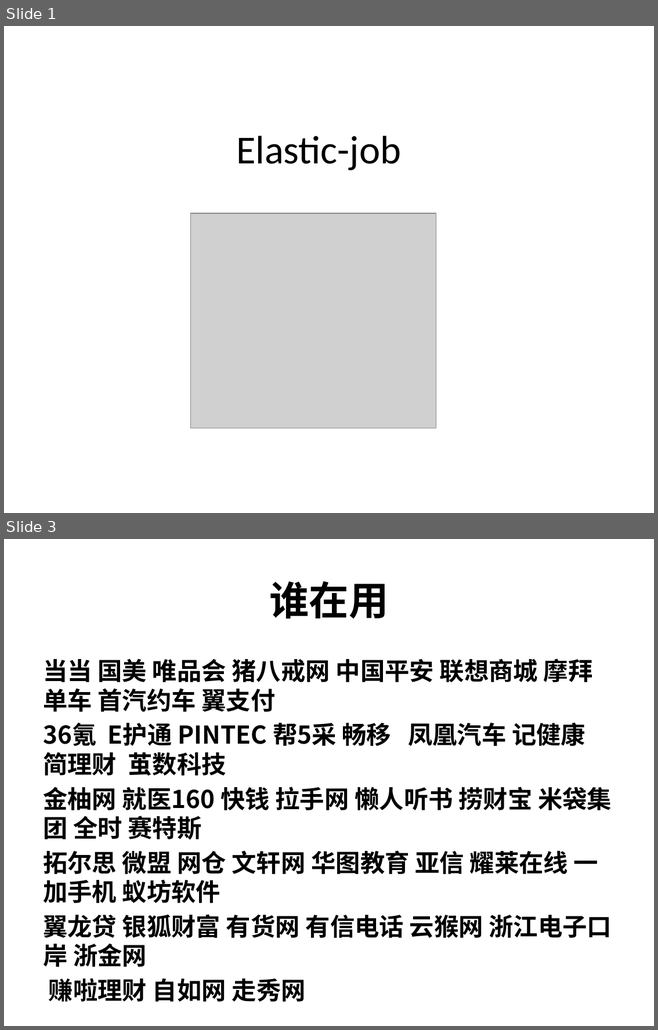
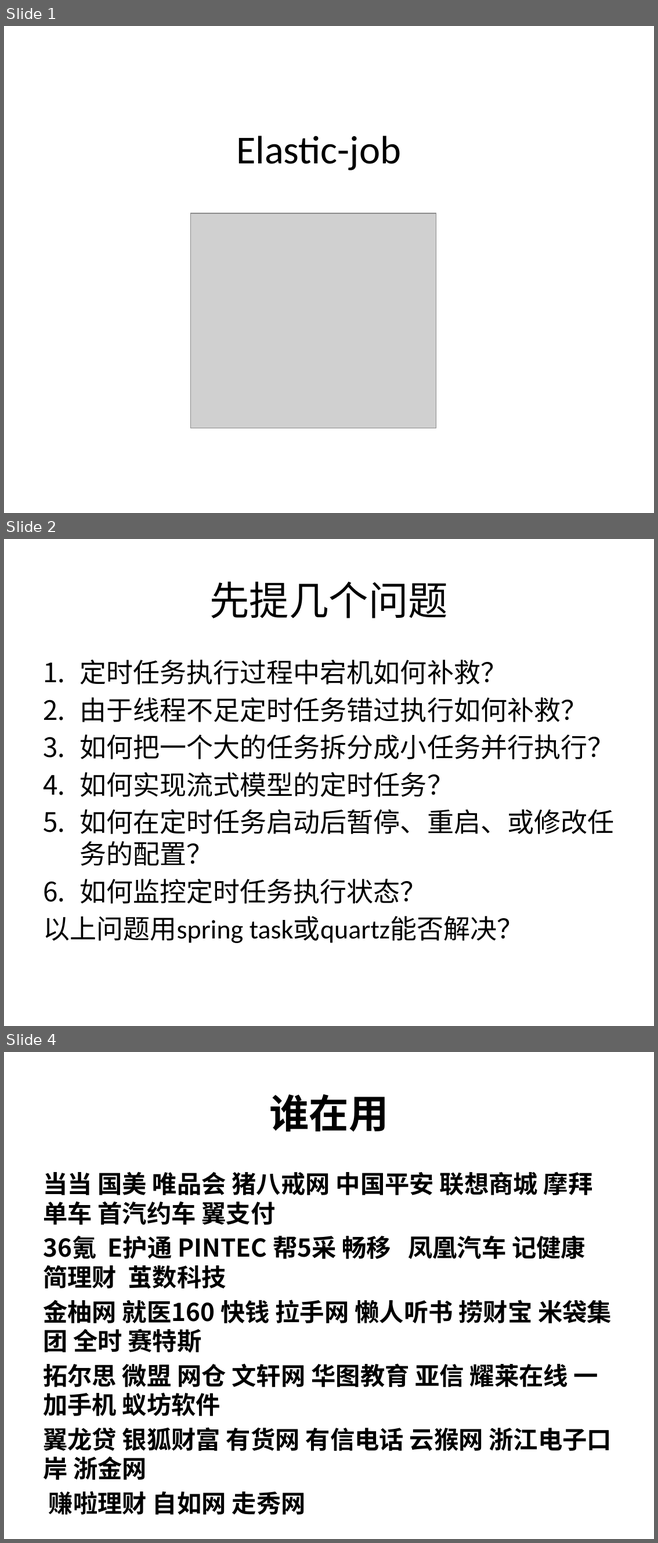
Before and after one commit to liuendy/practice, a slide deck: elastic-job-lite/elastic-job.pptx. Shown one above the other, each under a label of ours: slides 1 and 3 before the commit, slides 1, 2 and 4 after it; the slides between them are not shown. The pictures are 658x1030 and 658x1543 pixels, drawn with LibreOffice and Linux fonts; fonts in the diff are those of the drawing; grey boxes stand for pictures. Boxes give left, top, right and bottom in pixels: in the first picture for what was removed or moved away, otherwise in the second. Text is boxed around its words. In the diff, an @@ line names an element or a change of style, - is before the commit and + after.

```diff
--- a/elastic-job-lite/elastic-job.pptx
+++ b/elastic-job-lite/elastic-job.pptx
@@ slide 2 added at (4, 539, 654, 1026), background #FFFFFF @@
@@ title added at (209, 581, 448, 618), 44 pt, text #000000 @@
+先提几个问题
@@ text added at (43, 660, 614, 943), 29.6 pt, text #000000 @@
+1. 定时任务执行过程中宕机如何补救？
+2. 由于线程不足定时任务错过执行如何补救？
+3. 如何把一个大的任务拆分成小任务并行执行？
+4. 如何实现流式模型的定时任务？
+5. 如何在定时任务启动后暂停、重启、或修改任务的配置？
+6. 如何监控定时任务执行状态？
+以上问题用spring task或quartz能否解决？
@@ what was slide 3 is now slide 4 @@
```
Also in this commit, not shown: 1 slide changed.
